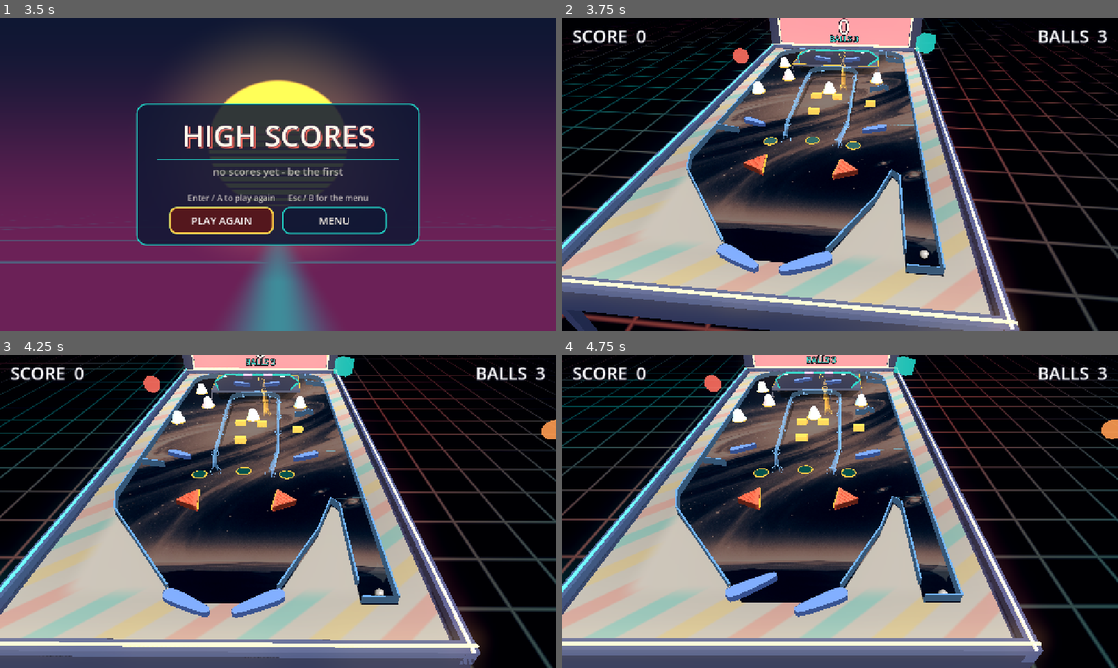
Above: before the commit, frames 1-4 (two rows, left to right).
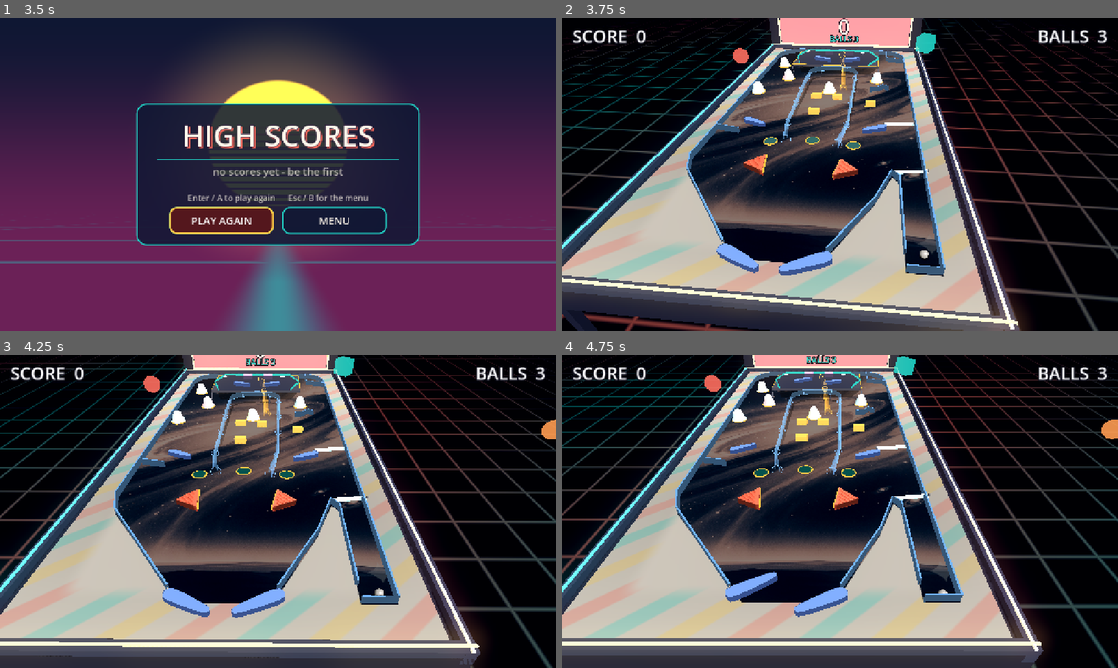
Above: after the commit, the same moments.

Repository: eddieedease/gdpb
Game: Godot game, scene res://scenes/table_select.tscn
The game is run twice, just before and just after one commit, with the same random seed, the same clock (stepped at 60 frames per second) and the same inputs. Sound files missing from this copy of the repository are replaced by a short silence.
Inputs:
- Up to frame 1 (3.5 s): hold E (nudge_right) 0.53-1.28 s; tap Backspace at 0.6, 1.35, 2.85 s; hold Down (ui_down) 1.28-2.03 s; hold E (nudge_right) 2.03-2.78 s; hold Space (launch) 2.03-2.78 s; hold Up (ui_up) from 2.78 s (still down)
- Up to frame 2 (3.75 s): release Up (ui_up) at 3.5 s; click "PLAY AGAIN" at 3.5 s
- Up to frame 3 (4.25 s): no input
- Up to frame 4 (4.75 s): hold A (flipper_left) from 4.28 s (still down); hold Space (launch) from 4.28 s (still down)

Frame 1 is identical in both runs. In frame 2, 11% of the frame differs, in the area x 0-83%, y 0-100%; in frame 3, 11%; in frame 4, 11%, in the area x 0-87%, y 0-100%.

Commit message:
Raise the one-way gates, darken the cabinet, and drop the trail on ramps
Gates were the one piece whose whole purpose is "the ball passes this way but
not back", and they were still a flat painted line. They now get a tilted flap
standing on two posts, found by their one_way_collision shape rather than by
name so any gate qualifies. Tier classification also matched the name exactly,
which left a second gate behind on the base tier.

The ball's trail is flat art on the board and cannot follow the ball up a ramp,
so it streaked along the floor while the ball was inside a tube - reading as
the ball trailing along outside the rail it was travelling through. It now
drops while the ball is elevated and starts fresh when it lands.

Cabinet and rails are darker.

Co-Authored-By: Claude Sonnet 5 <noreply@anthropic.com>

Diff:
--- a/scripts/ball_trail.gd
+++ b/scripts/ball_trail.gd
@@ -28,7 +28,20 @@
 
 
 func _process(_delta: float) -> void:
-	var pos: Vector2 = get_parent().global_position
+	var ball := get_parent()
+	# The trail is flat 2D art on the board, so it cannot follow the ball up a
+	# ramp or onto the deck. Left running, it streaks along the floor while the
+	# ball is up inside a tube - which reads as the ball trailing along OUTSIDE
+	# the rail it is actually travelling through. Drop it while elevated and
+	# start a fresh one when the ball returns to the playfield.
+	var elevated: bool = ball.get_meta("on_ramp", false) or ball.get_meta("on_deck", false)
+	if elevated:
+		if not _pts.is_empty():
+			_pts.clear()
+			points = _pts
+		return
+
+	var pos: Vector2 = ball.global_position
 	if _pts.is_empty() or pos.distance_to(_pts[_pts.size() - 1]) > MIN_DIST:
 		_pts.append(pos)
 		if _pts.size() > MAX_POINTS:
--- a/scripts/crush_view.gd
+++ b/scripts/crush_view.gd
@@ -82,8 +82,8 @@
 ## Everything the 3D scene is built from reads these, so the whole cabinet and
 ## backdrop can be re-themed from the inspector without touching code.
 ## Defaults are a "tropical pool party" set to go with the playfield art.
-@export var cabinet_color := Color(0.10, 0.13, 0.26)
-@export var rail_color := Color(0.17, 0.22, 0.40)
+@export var cabinet_color := Color(0.055, 0.07, 0.15)
+@export var rail_color := Color(0.10, 0.13, 0.24)
 ## The playfield BOARD itself - the apron stripes sit on this and the
 ## semi-transparent artwork is blended over it. Deliberately light and warm:
 ## the board used to share the void's dark blue-grey, which left the table
@@ -114,6 +114,7 @@
 @export var target_height := 0.30
 @export var bumper_height := 0.42
 @export var slingshot_height := 0.26
+@export var gate_height := 0.20
 ## Drop shadows: each tier is drawn a second time on the table surface,
 ## darkened and offset. The offset direction follows the CAMERA each frame
 ## (shadows fall toward the viewer), so the perspective reads correctly as
@@ -242,7 +243,9 @@
 		elif n.begins_with("Bumper") or n.begins_with("DropTarget"):
 			child.reparent(_vp_top)
 			_rehome_physics(child, space)
-		elif n.begins_with("Flipper") or n.begins_with("Slingshot") or n == "LaneGate":
+		# begins_with, not ==: a table can hold several gates ("LaneGate2"...),
+		# and an exact match left the extra ones behind on the base tier.
+		elif n.begins_with("Flipper") or n.begins_with("Slingshot") or n.begins_with("LaneGate"):
 			child.reparent(_vp_mid)
 			_rehome_physics(child, space)
 	_add_screen(_vp.get_texture(), 0.0, false)
@@ -258,6 +261,7 @@
 	_build_flipper_visuals()
 	_build_target_visuals()
 	_build_kicker_visuals()
+	_build_gate_visuals(table)
 	_build_rollover_visuals()
 	_build_deck_platform()
 	_build_deck_cage(table)
@@ -1179,6 +1183,66 @@
 			})
 
 
+## One-way gates: a hinged flap on two posts, standing above the board. They
+## were left as a flat line, so the one piece whose whole purpose is "the ball
+## passes over this way but not back" read as painted on. Found by their
+## one_way_collision shape rather than by name, so any gate gets the treatment.
+func _build_gate_visuals(table: Node2D) -> void:
+	var seen := {}
+	for parent in [table, _vp_mid, _vp_top, _vp_deck]:
+		for g in _descendants(parent):
+			if not (g is Node2D) or seen.has(g.get_instance_id()):
+				continue
+			var cs: CollisionShape2D = g.get_node_or_null("CollisionShape2D")
+			if cs == null or not cs.one_way_collision or not (cs.shape is RectangleShape2D):
+				continue
+			seen[g.get_instance_id()] = true
+			var span: float = (cs.shape as RectangleShape2D).size.x / PX_PER_M
+			var line: Node = g.get_node_or_null("Line2D")
+			var col := accent_cool
+			if line is Line2D:
+				col = (line as Line2D).default_color
+				col.a = 1.0
+				line.visible = false
+			var w := _table_to_world(g.global_position)
+			var root := Node3D.new()
+			root.position = Vector3(w.x, 0.0, w.z)
+			root.rotation.y = -g.global_rotation
+			add_child(root)
+
+			# The flap, tilted back the way the ball pushes it open.
+			var flap := MeshInstance3D.new()
+			var fb := BoxMesh.new()
+			fb.size = Vector3(span, gate_height * 0.9, 0.035)
+			flap.mesh = fb
+			var fmat := StandardMaterial3D.new()
+			fmat.albedo_color = Color(col.r, col.g, col.b, 0.75)
+			fmat.transparency = BaseMaterial3D.TRANSPARENCY_ALPHA
+			fmat.emission_enabled = true
+			fmat.emission = col
+			fmat.emission_energy_multiplier = 1.2
+			fmat.cull_mode = BaseMaterial3D.CULL_DISABLED
+			flap.mesh.material = fmat
+			flap.position = Vector3(0, gate_height * 0.52, 0)
+			flap.rotation.x = deg_to_rad(-18.0)
+			root.add_child(flap)
+
+			for side in [-1.0, 1.0]:
+				var post := MeshInstance3D.new()
+				var pm := CylinderMesh.new()
+				pm.top_radius = 0.028
+				pm.bottom_radius = 0.032
+				pm.height = gate_height
+				post.mesh = pm
+				var pmat := StandardMaterial3D.new()
+				pmat.albedo_color = rail_color.lightened(0.35)
+				pmat.metallic = 0.5
+				pmat.roughness = 0.3
+				post.mesh.material = pmat
+				post.position = Vector3(side * span * 0.5, gate_height * 0.5, 0)
+				root.add_child(post)
+
+
 ## Bumpers and slingshots get solid geometry built from their COLLISION shape,
 ## the same way flippers and walls do, instead of a flat sprite lying on the
 ## board: round bumpers become drums with a domed cap, and the polygon-shaped
